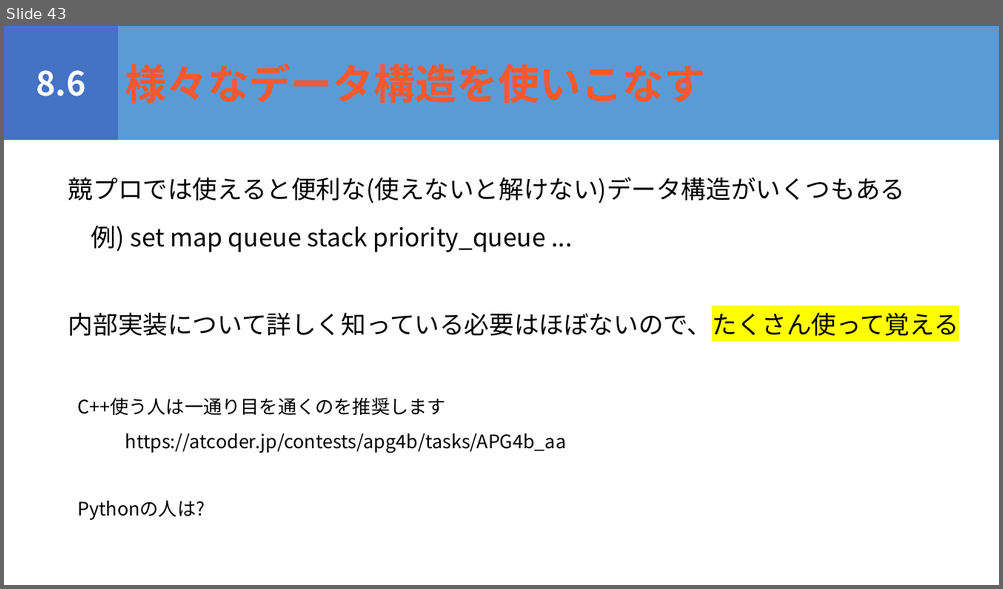
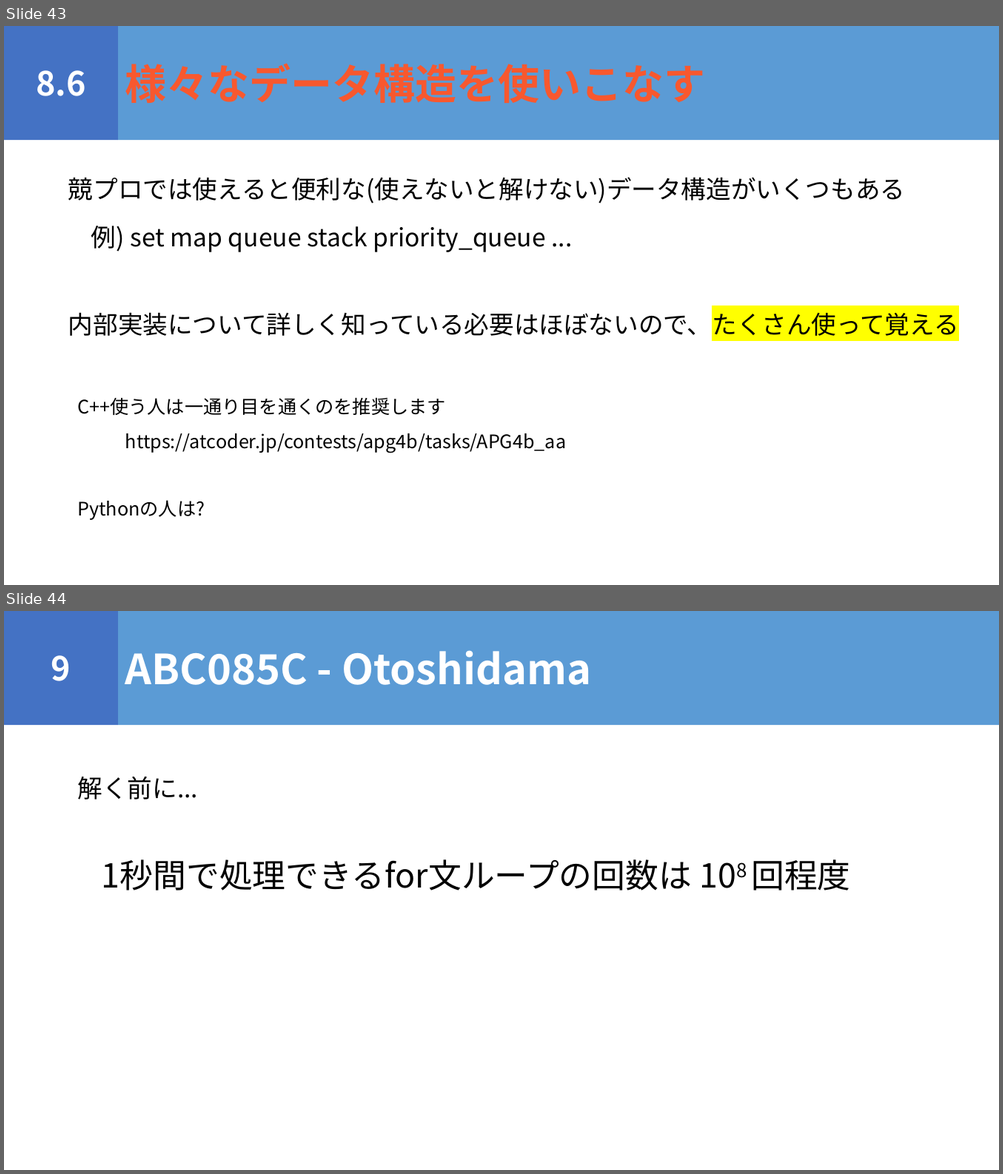
Before and after one commit to igeeeeee/triC_AtCoder_Beginners_Selection, a slide deck: ABS_勉強会.pptx. Shown one above the other, each under a label of ours: slide 43 before the commit, slides 43 and 44 after it. The pictures are 1003x589 and 1003x1174 pixels, drawn with LibreOffice and Linux fonts; fonts in the diff are those of the drawing. Boxes give left, top, right and bottom in pixels: in the first picture for what was removed or moved away, otherwise in the second. Text is boxed around its words. In the diff, an @@ line names an element or a change of style, - is before the commit and + after.

```diff
--- a/ABS_勉強会.pptx
+++ b/ABS_勉強会.pptx
@@ slide 44 added at <box>4,611,999,1170</box>, background #FFFFFF @@
@@ rectangle added at <box>4,611,118,725</box>, fill #4472C4, 32 pt, text #FFFFFF, bold @@
+9
@@ rectangle added at <box>118,611,999,725</box>, fill #5B9BD5, 40 pt, text #FFFFFF, bold @@
+ABC085C - Otoshidama
@@ text added at <box>78,776,198,800</box>, 24 pt, text #000000 @@
+解く前に...
@@ text added at <box>102,860,850,891</box>, 32 pt, text #000000 @@
+1秒間で処理できるfor文ループの回数は 108 回程度
```
Also in this commit, not shown: 1 slide changed, 12 other slides added, 2 slides removed, 5 other files.
